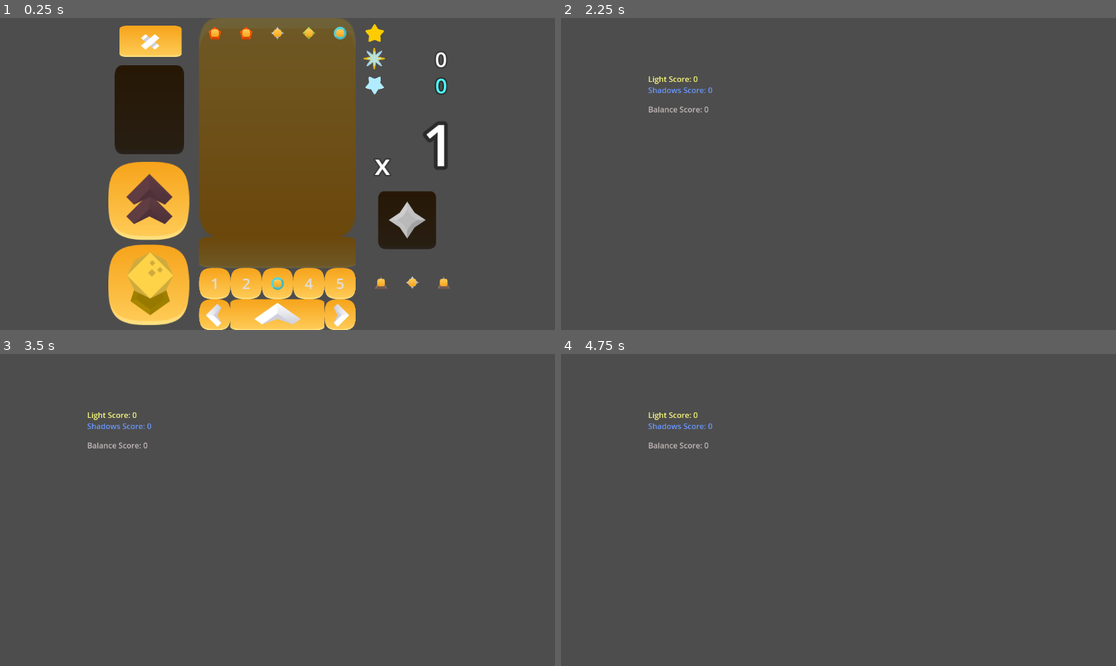
Above: before the commit, frames 1-4 (two rows, left to right).
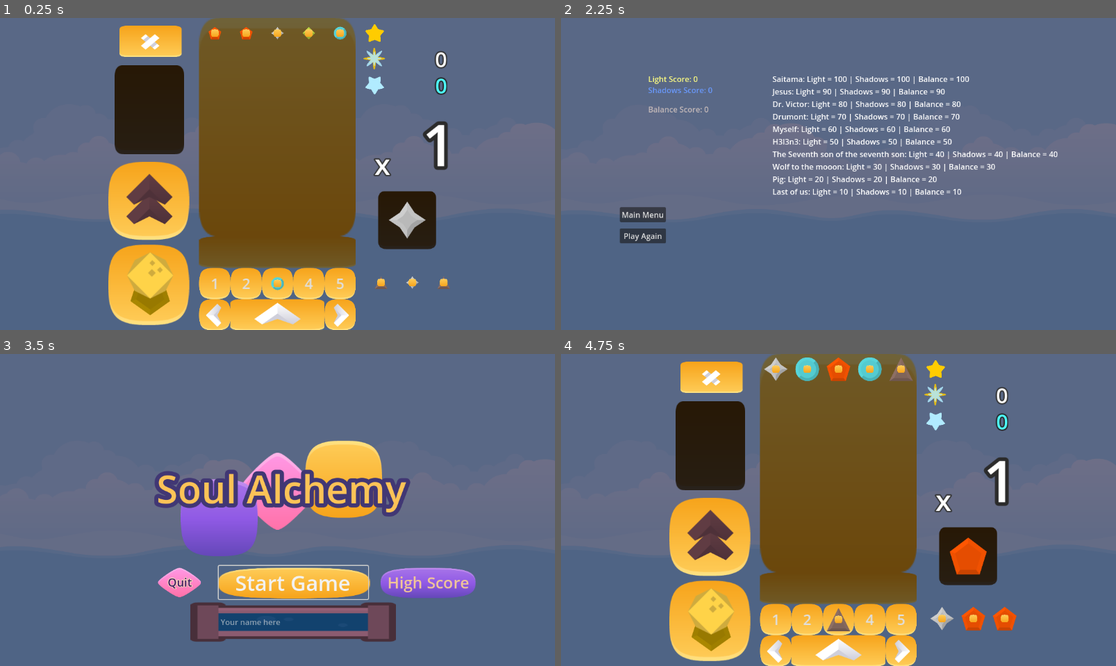
Above: after the commit, the same moments.

Repository: jefbt/SoulAlchemy
Game: Godot game, scene res://scenes/game.tscn
Two runs of this game, one before a commit and one after it. Both use one fixed random seed, a clock stepped at 60 frames per second and the inputs below.
Inputs (mouse positions are in pixels of both pictures, inside the frame that each line leads up to):
- Up to frame 1 (0.25 s): no input
- Up to frame 2 (2.25 s): click (777, 314) at 0.5 s; click (899, 314) at 1.25 s; click (710, 42) at 2 s
- Up to frame 3 (3.5 s): click (83, 550) at 2.75 s, where only the run after the commit has a clickable "Main Menu"
- Up to frame 4 (4.75 s): click (988, 581) at 3.5 s, where only the run after the commit has a clickable "High Score"; click (644, 572) at 4.25 s, where only the run after the commit has a clickable "Play Again"

The runs differ from the first frame. In frame 1, 58% of the frame differs, in the area x 0-100%, y 0-100%; in frame 2, 100%; in frame 3, 100%; in frame 4, 99%.

Commit message:
beautify main menu, added button focus swapping

Diff:
--- a/project.godot
+++ b/project.godot
@@ -18,6 +18,7 @@
 [autoload]
 
 Globals="*res://scripts/globals.gd"
+Save="*res://scripts/save.gd"
 
 [filesystem]
 
@@ -126,6 +127,12 @@
 "events": [Object(InputEventKey,"resource_local_to_scene":false,"resource_name":"","device":-1,"window_id":0,"alt_press …(183 unchanged characters)…
 ]
 }
+Cancel={
+"deadzone": 0.5,
+"events": [Object(InputEventKey,"resource_local_to_scene":false,"resource_name":"","device":-1,"window_id":0,"alt_pressed":false,"shift_pressed":false,"ctrl_pressed":false,"meta_pressed":false,"pressed":false,"keycode":0,"physical_keycode":4194305,"key_label":0,"unicode":0,"echo":false,"script":null)
+, Object(InputEventJoypadButton,"resource_local_to_scene":false,"resource_name":"","device":-1,"button_index":1,"pressure":0.0,"pressed":true,"script":null)
+]
+}
 
 [layer_names]
 
--- a/scenes/game.tscn
+++ b/scenes/game.tscn
@@ -1,6 +1,7 @@
-[gd_scene load_steps=25 format=3 uid="uid://jxmlqa5oskle"]
+[gd_scene load_steps=26 format=3 uid="uid://jxmlqa5oskle"]
 
 [ext_resource type="Script" path="res://scripts/game_manager.gd" id="1_faqmt"]
+[ext_resource type="Texture2D" uid="uid://danqjkncnylbd" path="res://assets/art/backgroundEmpty.png" id="1_ggoex"]
 [ext_resource type="Texture2D" uid="uid://d3vqxt5do8kf1" path="res://assets/art/ship_D.png" id="2_4ndik"]
 [ext_resource type="Texture2D" uid="uid://tnyxbpaj6bwh" path="res://assets/art/meteor_detailedLarge.png" id="3_daghw"]
 [ext_resource type="Texture2D" uid="uid://dvli1ej3wu0yw" path="res://assets/art/purple_body_square.png" id="3_t4dyr"]
@@ -50,6 +51,23 @@
 
 [node name="Game" type="Node2D"]
 
+[node name="Background" type="Node2D" parent="."]
+position = Vector2(-593.339, -325)
+
+[node name="Sprite2D" type="Sprite2D" parent="Background"]
+modulate = Color(0.4293, 0.434335, 0.53, 1)
+z_index = -20
+position = Vector2(319, 325)
+scale = Vector2(0.640461, 0.640461)
+texture = ExtResource("1_ggoex")
+
+[node name="Sprite2D2" type="Sprite2D" parent="Background"]
+modulate = Color(0.4293, 0.434335, 0.53, 1)
+z_index = -21
+position = Vector2(973, 325)
+scale = Vector2(0.640461, 0.640461)
+texture = ExtResource("1_ggoex")
+
 [node name="Camera2D" type="Camera2D" parent="."]
 
 [node name="GameManager" type="Node" parent="." node_paths=PackedStringArray("drop_symbols")]
--- a/scenes/high_score.gd
+++ /dev/null
@@ -1,13 +0,0 @@
-extends Node2D
-
-@onready var light_score_label = $LightScoreLabel
-@onready var shadows_score_label = $ShadowsScoreLabel
-@onready var balance_score_label = $BalanceScoreLabel
-
-func update_score(light_score: int, shadows_score: int, balance_score: int):
-	light_score_label.text = "Light Score: " + str(light_score)
-	shadows_score_label.text = "Shadows Score: " + str(shadows_score)
-	balance_score_label.text = "Balance Score: " + str(balance_score)
-
-func _ready():
-	update_score(Globals.light_score, Globals.shadows_score, Globals.balance_score)
--- a/scenes/high_score.tscn
+++ b/scenes/high_score.tscn
@@ -1,30 +1,84 @@
-[gd_scene load_steps=2 format=3 uid="uid://c2q35oixaw23s"]
+[gd_scene load_steps=3 format=3 uid="uid://c2q35oixaw23s"]
 
-[ext_resource type="Script" path="res://scenes/high_score.gd" id="1_2dhqc"]
+[ext_resource type="Script" path="res://scripts/high_score.gd" id="1_2dhqc"]
+[ext_resource type="Texture2D" uid="uid://danqjkncnylbd" path="res://assets/art/backgroundEmpty.png" id="2_jys0q"]
 
 [node name="HighScore" type="Node2D"]
 script = ExtResource("1_2dhqc")
 
-[node name="LightScoreLabel" type="Label" parent="."]
+[node name="Background" type="Node2D" parent="."]
+
+[node name="Sprite2D" type="Sprite2D" parent="Background"]
+modulate = Color(0.4293, 0.434335, 0.53, 1)
+z_index = -20
+position = Vector2(319, 325)
+scale = Vector2(0.640461, 0.640461)
+texture = ExtResource("2_jys0q")
+
+[node name="Sprite2D2" type="Sprite2D" parent="Background"]
+modulate = Color(0.4293, 0.434335, 0.53, 1)
+z_index = -21
+position = Vector2(973, 325)
+scale = Vector2(0.640461, 0.640461)
+texture = ExtResource("2_jys0q")
+
+[node name="Labels" type="Node2D" parent="."]
+
+[node name="LightScoreLabel" type="Label" parent="Labels"]
 modulate = Color(1, 1, 0.509804, 1)
 offset_left = 181.0
 offset_top = 115.0
-offset_right = 242.0
+offset_right = 284.0
 offset_bottom = 138.0
 text = "Light Score: 0"
 
-[node name="ShadowsScoreLabel" type="Label" parent="."]
+[node name="ShadowsScoreLabel" type="Label" parent="Labels"]
 modulate = Color(0.415686, 0.603922, 1, 1)
 offset_left = 181.0
 offset_top = 138.0
-offset_right = 284.0
+offset_right = 319.0
 offset_bottom = 161.0
 text = "Shadows  Score: 0"
 
-[node name="BalanceScoreLabel" type="Label" parent="."]
+[node name="BalanceScoreLabel" type="Label" parent="Labels"]
 modulate = Color(0.766901, 0.726296, 0.726705, 1)
 offset_left = 181.0
 offset_top = 177.949
 offset_right = 319.0
 offset_bottom = 200.949
 text = "Balance  Score: 0"
+
+[node name="HighScoreLabel" type="Label" parent="Labels"]
+offset_left = 439.0
+offset_top = 115.0
+offset_right = 962.0
+offset_bottom = 493.0
+text = "1:
+2
+3
+4
+5
+6
+7
+8
+9
+10"
+
+[node name="Buttons" type="Node2D" parent="."]
+
+[node name="MainMenuButton" type="Button" parent="Buttons"]
+offset_left = 122.053
+offset_top = 392.886
+offset_right = 130.053
+offset_bottom = 400.886
+text = "Main Menu"
+
+[node name="PlayAgainButton" type="Button" parent="Buttons"]
+offset_left = 122.053
+offset_top = 436.54
+offset_right = 218.053
+offset_bottom = 467.54
+text = "Play Again"
+
+[connection signal="pressed" from="Buttons/MainMenuButton" to="." method="_on_main_menu_button_pressed"]
+[connection signal="pressed" from="Buttons/PlayAgainButton" to="." method="_on_play_again_button_pressed"]
--- a/scenes/main_menu.tscn
+++ b/scenes/main_menu.tscn
@@ -1,15 +1,124 @@
-[gd_scene load_steps=2 format=3 uid="uid://5k3dhwklvcoi"]
+[gd_scene load_steps=7 format=3 uid="uid://5k3dhwklvcoi"]
 
 [ext_resource type="Script" path="res://scripts/main_menu.gd" id="1_8h6ji"]
+[ext_resource type="Texture2D" uid="uid://danqjkncnylbd" path="res://assets/art/backgroundEmpty.png" id="2_yqqkm"]
+[ext_resource type="Texture2D" uid="uid://bmeq7ox550f1q" path="res://assets/art/pink_body_rhombus.png" id="3_sgvtq"]
+[ext_resource type="Texture2D" uid="uid://cvqupt3mbl104" path="res://assets/art/purple_body_squircle.png" id="4_d2n2w"]
+[ext_resource type="Texture2D" uid="uid://c7ivf8wxpxr4b" path="res://assets/art/yellow_body_squircle.png" id="5_i7jfd"]
+[ext_resource type="Texture2D" uid="uid://bjjkilelbr22" path="res://assets/art/pipeGrey_32.png" id="6_pkgjx"]
 
 [node name="MainMenu" type="Node2D"]
 script = ExtResource("1_8h6ji")
 
-[node name="Button" type="Button" parent="."]
-offset_left = 33.5378
-offset_top = 18.0203
-offset_right = 41.5378
-offset_bottom = 26.0203
+[node name="Background" type="Node2D" parent="."]
+
+[node name="Sprite2D" type="Sprite2D" parent="Background"]
+modulate = Color(0.4293, 0.434335, 0.53, 1)
+z_index = -20
+position = Vector2(319, 325)
+scale = Vector2(0.640461, 0.640461)
+texture = ExtResource("2_yqqkm")
+
+[node name="Sprite2D2" type="Sprite2D" parent="Background"]
+modulate = Color(0.4293, 0.434335, 0.53, 1)
+z_index = -21
+position = Vector2(973, 325)
+scale = Vector2(0.640461, 0.640461)
+texture = ExtResource("2_yqqkm")
+
+[node name="StartGameButton" type="Button" parent="."]
+offset_left = 453.551
+offset_top = 440.204
+offset_right = 763.551
+offset_bottom = 509.204
+theme_override_colors/font_color = Color(0.259734, 0.0903729, 0.406075, 1)
+theme_override_font_sizes/font_size = 44
 text = "Start Game"
+flat = true
 
-[connection signal="pressed" from="Button" to="." method="_on_button_pressed"]
+[node name="YellowBodySquircle2" type="Sprite2D" parent="StartGameButton"]
+z_index = -1
+position = Vector2(156.298, 35.872)
+scale = Vector2(1.97431, 0.397985)
+texture = ExtResource("5_i7jfd")
+
+[node name="QuitButton" type="Button" parent="."]
+offset_left = 325.0
+offset_top = 440.204
+offset_right = 421.0
+offset_bottom = 509.205
+theme_override_colors/font_color = Color(0.259734, 0.0903729, 0.406075, 1)
+theme_override_colors/font_outline_color = Color(0.983791, 0.933012, 0.724922, 1)
+theme_override_constants/outline_size = 5
+theme_override_font_sizes/font_size = 24
+text = "Quit"
+flat = true
+
+[node name="PinkBodyRhombus2" type="Sprite2D" parent="QuitButton"]
+z_index = -1
+position = Vector2(47.664, 34.5537)
+scale = Vector2(0.56, 0.379581)
+texture = ExtResource("3_sgvtq")
+
+[node name="HighScoreButton" type="Button" parent="."]
+offset_left = 787.388
+offset_top = 440.204
+offset_right = 993.391
+offset_bottom = 509.204
+theme_override_colors/font_color = Color(0.945572, 0.774887, 0.592479, 1)
+theme_override_colors/font_outline_color = Color(0.983791, 0.933012, 0.724922, 1)
+theme_override_font_sizes/font_size = 33
+text = "High Score"
+flat = true
+
+[node name="PurpleBodySquircle" type="Sprite2D" parent="HighScoreButton"]
+z_index = -1
+position = Vector2(101.655, 35.6608)
+scale = Vector2(1.23126, 0.394536)
+texture = ExtResource("4_d2n2w")
+
+[node name="PlayerName" type="LineEdit" parent="."]
+offset_left = 453.551
+offset_top = 522.144
+offset_right = 763.551
+offset_bottom = 591.144
+placeholder_text = "Your name here"
+flat = true
+
+[node name="TileGrey02" type="Sprite2D" parent="PlayerName"]
+modulate = Color(0.607291, 0.397549, 0.487507, 1)
+z_index = -1
+position = Vector2(154.63, 35.1326)
+scale = Vector2(1.81456, 0.691657)
+texture = ExtResource("6_pkgjx")
+
+[node name="PinkBodyRhombus" type="Sprite2D" parent="."]
+position = Vector2(576.122, 284.694)
+texture = ExtResource("3_sgvtq")
+
+[node name="PurpleBodySquircle2" type="Sprite2D" parent="."]
+position = Vector2(455, 340)
+texture = ExtResource("4_d2n2w")
+
+[node name="YellowBodySquircle" type="Sprite2D" parent="."]
+position = Vector2(713.163, 260)
+texture = ExtResource("5_i7jfd")
+
+[node name="Label" type="Label" parent="."]
+offset_left = 325.0
+offset_top = 224.39
+offset_right = 843.0
+offset_bottom = 334.39
+theme_override_colors/font_color = Color(0.985966, 0.765961, 0.343139, 1)
+theme_override_colors/font_outline_color = Color(0.256654, 0.214726, 0.454369, 1)
+theme_override_constants/outline_size = 35
+theme_override_font_sizes/font_size = 80
+text = "Soul Alchemy"
+horizontal_alignment = 1
+vertical_alignment = 1
+
+[connection signal="pressed" from="StartGameButton" to="." method="_on_button_pressed"]
+[connection signal="pressed" from="QuitButton" to="." method="_on_quit_button_pressed"]
+[connection signal="pressed" from="HighScoreButton" to="." method="_on_high_score_button_pressed"]
+[connection signal="text_changed" from="PlayerName" to="." method="_on_player_name_text_changed"]
+[connection signal="text_submitted" from="PlayerName" to="." method="_on_player_name_text_submitted"]
--- a/scripts/game_manager.gd
+++ b/scripts/game_manager.gd
@@ -77,6 +77,9 @@
 
 # built-in functions
 func _ready():
+	Globals.light_score = 0
+	Globals.shadows_score = 0
+	Globals.balance_score = 0
 	var size_x = grid_size * grid_count_x
 	var size_y = grid_size * grid_count_y
 	falling_start_x = -size_x / 2.0 + grid_size / 2
@@ -98,6 +101,7 @@
 	update_drop_symbols()
 	score_update()
 	update_target_sprite()
+	Save.load_highscore()
 
 func _process(delta):
 	input_modifier = Input.is_action_pressed("LaunchLaneTrigger")
@@ -110,6 +114,7 @@
 	Globals.light_score = light_score
 	Globals.shadows_score = shadows_score
 	Globals.balance_score = balance_score
+	Save.check_score(light_score, shadows_score, balance_score)
 	get_tree().change_scene_to_file("res://scenes/high_score.tscn")
 
 func change_mode(new_mode: Mode):
@@ -425,9 +430,9 @@
 
 func calc_balance_score():
 	# TODO balance score is not getting the desired results
-	var diff = abs(light_score - shadows_score)
-	var best = max(light_score, shadows_score)
-	var worst = min(light_score, shadows_score)
+	var diff = float(abs(light_score - shadows_score))
+	var best = float(max(light_score, shadows_score))
+	var worst = float(min(light_score, shadows_score))
 	var scoring = 0.0
 	if diff == 0:
 		scoring = 2.0 * worst + best
--- a/scripts/globals.gd
+++ b/scripts/globals.gd
@@ -1,5 +1,5 @@
 extends Node
 
-var light_score: int
-var shadows_score: int
-var balance_score: int
+var light_score: int = 0
+var shadows_score: int = 0
+var balance_score: int = 0
--- /dev/null
+++ b/scripts/high_score.gd
@@ -0,0 +1,32 @@
+extends Node2D
+
+@onready var light_score_label = $Labels/LightScoreLabel
+@onready var shadows_score_label = $Labels/ShadowsScoreLabel
+@onready var balance_score_label = $Labels/BalanceScoreLabel
+@onready var high_score_label = $Labels/HighScoreLabel
+
+func update_score(light_score: int, shadows_score: int, balance_score: int):
+	light_score_label.text = "Light Score: " + str(light_score)
+	shadows_score_label.text = "Shadows Score: " + str(shadows_score)
+	balance_score_label.text = "Balance Score: " + str(balance_score)
+
+	var hs_text = ""
+	for entry in Save.high_score_table.values():
+		var _name = entry[3]
+		var light = entry[0]
+		var shadows = entry[1]
+		var balance = entry[2]
+		hs_text += _name + ": Light = " + str(light)
+		hs_text += " | Shadows = " + str(shadows)
+		hs_text += " | Balance = " + str(balance)
+		hs_text += "\n"
+	high_score_label.text = hs_text
+
+func _ready():
+	update_score(Globals.light_score, Globals.shadows_score, Globals.balance_score)
+
+func _on_main_menu_button_pressed():
+	get_tree().change_scene_to_file("res://scenes/main_menu.tscn")
+
+func _on_play_again_button_pressed():
+	get_tree().change_scene_to_file("res://scenes/game.tscn")
--- a/scripts/main_menu.gd
+++ b/scripts/main_menu.gd
@@ -1,6 +1,76 @@
 extends Node2D
 
+static var has_name_changed := false
+@onready var player_name = $PlayerName
+@onready var start_game_button = $StartGameButton
+@onready var high_score_button = $HighScoreButton
+@onready var quit_button = $QuitButton
 
+var current_focus = 0
+
+func _ready():
+	start_game_button.grab_focus()
+	if has_name_changed:
+		player_name.text = Save.player_name
+
+func _input(event):
+	if event.is_action_pressed("MoveLeft"): focus_left()
+	elif event.is_action_pressed("MoveRight"): focus_right()
+	#
+	if event.is_action_pressed("Launch"): press_button()
+	if event.is_action_pressed("Cancel"): quit_button.grab_focus()
+	if event.is_action_pressed("ToggleMode"): change_name()
+
+func change_name():
+	player_name.grab_focus()
+
+func press_button():
+	if player_name.has_focus():
+		if player_name.text != "":
+			_on_player_name_text_changed(player_name.text)
+		start_game_button.grab_focus()
+	elif quit_button.has_focus():
+		_on_quit_button_pressed()
+	elif high_score_button.has_focus():
+		_on_high_score_button_pressed()
+	else:
+		_on_button_pressed()
+
+func focus_left():
+	if start_game_button.has_focus():
+		quit_button.grab_focus()
+	elif high_score_button.has_focus():
+		start_game_button.grab_focus()
+
+func focus_right():
+	if start_game_button.has_focus():
+		high_score_button.grab_focus()
+	elif quit_button.has_focus():
+		start_game_button.grab_focus()
+
+func focus_name():
+	player_name.grab_focus()
 
 func _on_button_pressed():
 	get_tree().change_scene_to_file("res://scenes/game.tscn")
+
+
+func _on_quit_button_pressed():
+	get_tree().quit()
+
+
+func _on_high_score_button_pressed():
+	Globals.light_score = 0
+	Globals.shadows_score = 0
+	Globals.balance_score = 0
+	get_tree().change_scene_to_file("res://scenes/high_score.tscn")
+
+
+func _on_player_name_text_changed(new_text):
+	Save.player_name = new_text
+	has_name_changed = true
+
+
+func _on_player_name_text_submitted(new_text):
+	_on_player_name_text_changed(new_text)
+	start_game_button.grab_focus()
--- /dev/null
+++ b/scripts/save.gd
@@ -0,0 +1,38 @@
+extends Node
+
+var save_path := "user://highscore.sv"
+var player_name := "Love"
+
+var high_score_table : Dictionary = {
+	1: [ 100, 100, 100, "Saitama"],
+	2: [ 90, 90, 90, "Jesus"],
+	3: [ 80, 80, 80, "Dr. Victor"],
+	4: [ 70, 70, 70, "Drumont"],
+	5: [ 60, 60, 60, "Myself"],
+	6: [ 50, 50, 50, "H3l3n3"],
+	7: [ 40, 40, 40, "The Seventh son of the seventh son"],
+	8: [ 30, 30, 30, "Wolf to the mooon"],
+	9: [ 20, 20, 20, "Pig"],
+	10: [ 10, 10, 10, "Last of us"],
+}
+
+func check_score(light_score: int, shadows_score: int, balance_score: int):
+	var keys = high_score_table.keys()
+	for n in keys:
+		var score = high_score_table[n][2]
+		if balance_score > score:
+			for j in range(keys.back(), n, -1):
+				high_score_table[j] = high_score_table[j - 1]
+			var new_score = [light_score, shadows_score, balance_score, player_name]
+			high_score_table[n] = new_score
+			update_highscore()
+			break
+
+func update_highscore():
+	var file = FileAccess.open(save_path, FileAccess.WRITE)
+	file.store_var(high_score_table)
+
+func load_highscore():
+	if FileAccess.file_exists(save_path):
+		var file = FileAccess.open(save_path, FileAccess.READ)
+		high_score_table = file.get_var()
Binary file added: assets/art/backgroundEmpty.png
Not shown, added: assets/art/backgroundEmpty.png.import
Binary file added: assets/art/coin_06.png
Not shown, added: assets/art/coin_06.png.import
Binary file added: assets/art/coin_16.png
Not shown, added: assets/art/coin_16.png.import
Binary file added: assets/art/pink_body_rhombus.png
Not shown, added: assets/art/pink_body_rhombus.png.import
Binary file added: assets/art/tilePink_69.png
Not shown, added: assets/art/tilePink_69.png.import
Binary file added: assets/art/tilePink_72.png
Not shown, added: assets/art/tilePink_72.png.import
(and 4 more such lines)
